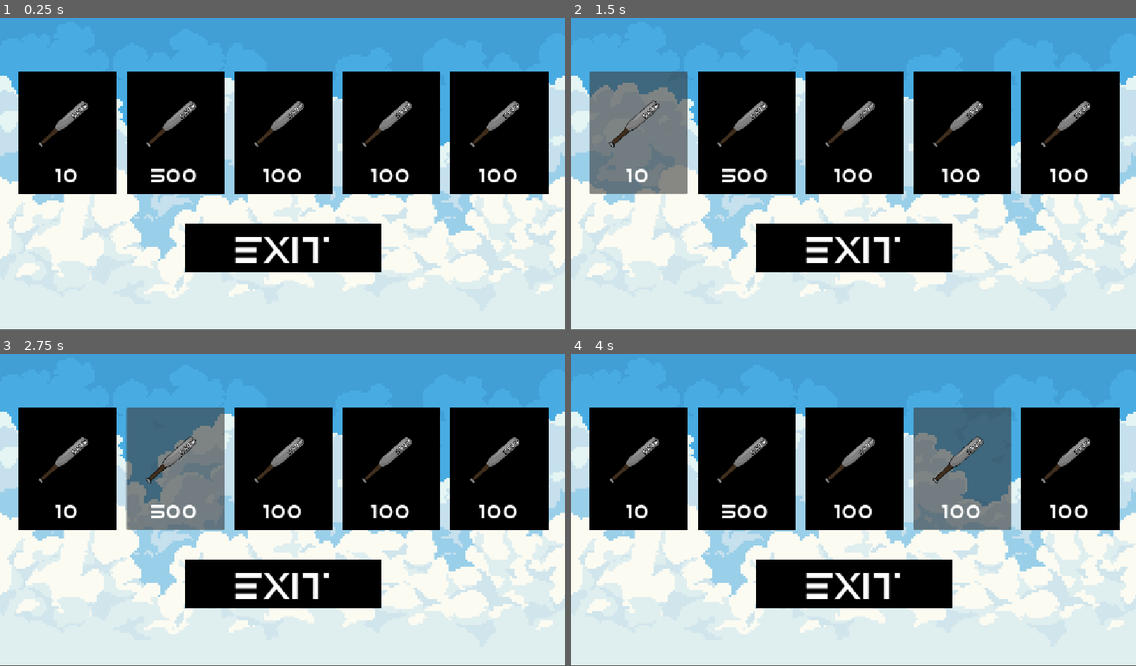
Above: before the commit, frames 1-4 (two rows, left to right).
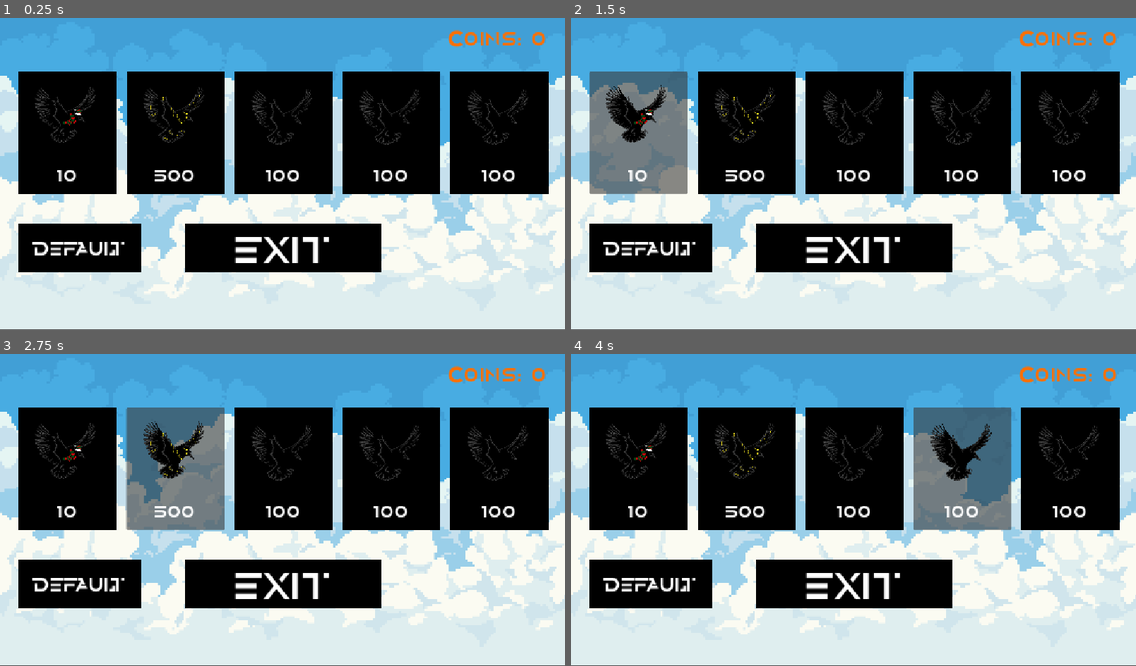
Above: after the commit, the same moments.

Repository: MultiplayerJake/GameJam-Crow-Smash
Game: Godot game, scene res://Scenes/MainScenes/Shop.tscn
Same seed, same stepped clock (60 frames per second), same inputs: the game is played once before the commit and once after it. This scene is started directly instead of the project's main scene.
Inputs (mouse positions are in pixels of both pictures, inside the frame that each line leads up to):
- Up to frame 1 (0.25 s): no input
- Up to frame 2 (1.5 s): click (650, 248) at 0.5 s, where only the run after the commit has a clickable "DEFAULT"; click "10" at 1.25 s
- Up to frame 3 (2.75 s): click "500" at 2 s
- Up to frame 4 (4 s): click "100" at 2.75 s; click "100" at 3.5 s

The runs differ from the first frame. In frame 1, 6.6% of the frame differs, in the area x 3-97%, y 3-82%; in frame 2, 7.0%; in frame 3, 7.0%; in frame 4, 7.0%.

Commit message:
Add persistent character skin shop
Introduces bat and crow skin catalogs, ownership and equip state, shop UI updates, previews, and default reset support. Moves save data to the user directory through a shared SavePaths autoload.

Diff:
--- a/Scenes/MainScenes/Shop.tscn
+++ b/Scenes/MainScenes/Shop.tscn
@@ -3,7 +3,7 @@
 [ext_resource type="Texture2D" uid="uid://diu3uyc7d6hfd" path="res://Assets/Backgrounds/demo01_PixelSky_1920x1080.png" id="1_bg"]
 [ext_resource type="Script" uid="uid://dg8jupe74dw1a" path="res://Scripts/shop.gd" id="1_cl1qf"]
 [ext_resource type="FontFile" uid="uid://ctfp4o6kope0" path="res://Assets/Fonts/Alternity.ttf" id="2_font"]
-[ext_resource type="Texture2D" uid="uid://6rkhqp6dcl2q" path="res://Assets/AssetsFin/bat1.png" id="3_bat"]
+[ext_resource type="Texture2D" uid="uid://6rkhqp6dcl2q" path="res://Assets/AssetsFin/character/bat/batSkin0.png" id="3_bat"]
 [ext_resource type="Script" uid="uid://s0n6ydv13hne" path="res://Scripts/back_to_menu_shop.gd" id="4_exit"]
 
 [sub_resource type="StyleBoxFlat" id="StyleBoxFlat_black"]
@@ -23,6 +23,8 @@
 offset_right = 237.5
 offset_bottom = 370.0
 theme_override_styles/normal = SubResource("StyleBoxFlat_black")
+metadata/ProductID = 1
+metadata/Kind = "crow"
 
 [node name="Image" type="TextureRect" parent="Item1" unique_id=1944360332]
 layout_mode = 0
@@ -53,6 +55,8 @@
 offset_right = 457.5
 offset_bottom = 370.0
 theme_override_styles/normal = SubResource("StyleBoxFlat_black")
+metadata/ProductID = 2
+metadata/Kind = "crow"
 
 [node name="Image" type="TextureRect" parent="Item2" unique_id=1944360335]
 layout_mode = 0
@@ -83,6 +87,8 @@
 offset_right = 677.5
 offset_bottom = 370.0
 theme_override_styles/normal = SubResource("StyleBoxFlat_black")
+metadata/ProductID = 3
+metadata/Kind = "crow"
 
 [node name="Image" type="TextureRect" parent="Item3" unique_id=1944360338]
 layout_mode = 0
@@ -113,6 +119,8 @@
 offset_right = 897.5
 offset_bottom = 370.0
 theme_override_styles/normal = SubResource("StyleBoxFlat_black")
+metadata/ProductID = 4
+metadata/Kind = "crow"
 
 [node name="Image" type="TextureRect" parent="Item4" unique_id=1944360341]
 layout_mode = 0
@@ -143,6 +151,8 @@
 offset_right = 1117.5
 offset_bottom = 370.0
 theme_override_styles/normal = SubResource("StyleBoxFlat_black")
+metadata/ProductID = 5
+metadata/Kind = "crow"
 
 [node name="Image" type="TextureRect" parent="Item5" unique_id=1944360344]
 layout_mode = 0
@@ -179,3 +189,27 @@
 theme_override_styles/normal = SubResource("StyleBoxFlat_black")
 text = "EXIT"
 script = ExtResource("4_exit")
+
+[node name="CoinsLabel" type="Label" parent="." unique_id=190573664]
+offset_left = 880.0
+offset_top = 20.0
+offset_right = 1117.5
+offset_bottom = 80.0
+theme_override_colors/font_color = Color(1, 0.43529412, 0, 1)
+theme_override_fonts/font = ExtResource("2_font")
+theme_override_font_sizes/font_size = 40
+text = "Coins: 0"
+horizontal_alignment = 2
+vertical_alignment = 1
+
+[node name="Default" type="Button" parent="." unique_id=1237021122]
+custom_minimum_size = Vector2(250, 100)
+offset_left = 37.5
+offset_top = 430.0
+offset_right = 237.5
+offset_bottom = 530.0
+theme_override_colors/font_color = Color(1, 1, 1, 1)
+theme_override_fonts/font = ExtResource("2_font")
+theme_override_font_sizes/font_size = 32
+theme_override_styles/normal = SubResource("StyleBoxFlat_black")
+text = "DEFAULT"
--- a/Scenes/MainScenes/character.tscn
+++ b/Scenes/MainScenes/character.tscn
@@ -3,8 +3,8 @@
 [ext_resource type="Script" uid="uid://4mfjt5cgb04n" path="res://Scripts/character.gd" id="1_yviun"]
 [ext_resource type="AudioStream" uid="uid://dngfgn0mmpf1h" path="res://Assets/SFX/Swing.mp3" id="3_tfkgr"]
 [ext_resource type="Animation" uid="uid://cktea6f7t4qm2" path="res://Assets/Animations/crow fly.res" id="4_7k7ox"]
-[ext_resource type="Texture2D" uid="uid://6rkhqp6dcl2q" path="res://Assets/AssetsFin/bat1.png" id="4_ji4ov"]
-[ext_resource type="Texture2D" uid="uid://cj2kbo6ycnuu4" path="res://Assets/AssetsFin/character/crow1.png" id="5_ji4ov"]
+[ext_resource type="Texture2D" uid="uid://6rkhqp6dcl2q" path="res://Assets/AssetsFin/character/bat/batSkin0.png" id="4_ji4ov"]
+[ext_resource type="Texture2D" uid="uid://cj2kbo6ycnuu4" path="res://Assets/AssetsFin/character/crow/crowSkin0.png" id="5_ji4ov"]
 
 [sub_resource type="RectangleShape2D" id="RectangleShape2D_bat"]
 size = Vector2(1806.5754, 400)
@@ -295,9 +295,6 @@
 rest = Transform2D(1, 0, 0, 1, 56, -76)
 
 [node name="beak" type="Bone2D" parent="Skeleton2D/origin/head" unique_id=1988747283]
-position = Vector2(45, 8)
-rotation = 0.7328266
-scale = Vector2(2.8230977, -1.5930922)
 rest = Transform2D(2.0983703, 1.8885769, 1.065736, -1.1841239, 45, 8)
 
 [node name="wingL1" type="Bone2D" parent="Skeleton2D/origin" unique_id=199795132]
@@ -307,31 +304,23 @@
 [node name="wingL2" type="Bone2D" parent="Skeleton2D/origin/wingL1" unique_id=403786594]
 position = Vector2(-45, -70)
 rotation = -2.2289064
-scale = Vector2(8.047236, 3.3231285)
 rest = Transform2D(-4.921873, -6.3665676, 2.6290915, -2.032501, -45, -70)
 
 [node name="fetherL1" type="Bone2D" parent="Skeleton2D/origin/wingL1" unique_id=1153095974]
 position = Vector2(-71, -28.000008)
 rotation = 2.8533907
-scale = Vector2(6.6792083, -2.3904486)
 rest = Transform2D(-6.403734, 1.898423, 0.6794348, 2.291858, -71, -28.000008)
 
 [node name="tailOrigin" type="Bone2D" parent="Skeleton2D/origin" unique_id=123315016]
 rest = Transform2D(1, 0, 0, 1, 0, 0)
 
 [node name="tail1" type="Bone2D" parent="Skeleton2D/origin/tailOrigin" unique_id=258010653]
-rotation = 2.5432963
-scale = Vector2(6.025253, -23.294958)
 rest = Transform2D(-4.978645, 3.3936365, 13.120548, 19.248539, 0, 0)
 
 [node name="tail2" type="Bone2D" parent="Skeleton2D/origin/tailOrigin" unique_id=109375203]
-rotation = -0.70281386
-scale = Vector2(4.235239, 7.1532454)
 rest = Transform2D(3.2315989, -2.7375205, 4.623625, 5.458114, 0, 0)
 
 [node name="tail3" type="Bone2D" parent="Skeleton2D/origin/tailOrigin" unique_id=105775641]
-rotation = 1.6154522
-scale = Vector2(3.4700484, 6.0463552)
 rest = Transform2D(-0.1549063, 3.4665885, -6.040328, -0.2699152, 0, 0)
 
 [node name="wingR1" type="Bone2D" parent="Skeleton2D/origin" unique_id=1908649707]
@@ -341,13 +330,11 @@
 [node name="wingR2" type="Bone2D" parent="Skeleton2D/origin/wingR1" unique_id=731735518]
 position = Vector2(78, -64)
 rotation = -1.1245983
-scale = Vector2(6.4873624, 0.81378156)
 rest = Transform2D(2.7995496, -5.8522124, 0.73410773, 0.35117847, 78, -64)
 
 [node name="fetherR1" type="Bone2D" parent="Skeleton2D/origin/wingR1" unique_id=1167859785]
 position = Vector2(74, -39.000004)
 rotation = 0.3715999
-scale = Vector2(6.487362, 0.81378156)
 rest = Transform2D(6.044584, 2.355604, -0.29548946, 0.75823903, 74, -39.000004)
 
 [node name="CollisionShape2D" type="CollisionShape2D" parent="." unique_id=1075351182]
--- a/Scenes/MainScenes/menu.tscn
+++ b/Scenes/MainScenes/menu.tscn
@@ -18,6 +18,14 @@
 position = Vector2(577.5, 322.49997)
 scale = Vector2(0.602, 0.6)
 texture = ExtResource("1_i0lhy")
+
+[node name="CrowPreview" type="Sprite2D" parent="."]
+position = Vector2(985, 260)
+scale = Vector2(0.38, 0.38)
+
+[node name="BatPreview" type="Sprite2D" parent="."]
+position = Vector2(985, 455)
+scale = Vector2(0.45, 0.45)
 
 [node name="Play_button" type="Button" parent="." unique_id=1745499528]
 custom_minimum_size = Vector2(600, 100)
--- a/Scripts/audio_settings.gd
+++ b/Scripts/audio_settings.gd
@@ -1,7 +1,6 @@
 extends Node
 
-const SAVE_DIR := "res://Saves"
-const SAVE_PATH := "res://Saves/settings.cfg"
+const SAVE_FILE := "settings.cfg"
 const SAVE_DELAY := 0.25
 
 var music_volume: float = 0.7
@@ -49,15 +48,14 @@
 
 func _load_settings() -> void:
 	var config := ConfigFile.new()
-	if config.load(SAVE_PATH) != OK:
+	if config.load(SavePaths.file(SAVE_FILE)) != OK:
 		return
 	music_volume = clampf(float(config.get_value("audio", "music", music_volume)), 0.0, 1.0)
 	sfx_volume = clampf(float(config.get_value("audio", "sfx", sfx_volume)), 0.0, 1.0)
 
 
 func _save_settings() -> void:
-	DirAccess.make_dir_recursive_absolute(ProjectSettings.globalize_path(SAVE_DIR))
 	var config := ConfigFile.new()
 	config.set_value("audio", "music", music_volume)
 	config.set_value("audio", "sfx", sfx_volume)
-	config.save(SAVE_PATH)
+	config.save(SavePaths.file(SAVE_FILE))
--- a/Scripts/character.gd
+++ b/Scripts/character.gd
@@ -14,6 +14,9 @@
 func _ready() -> void:
 	$AnimationPlayer2.animation_finished.connect(_on_animation_finished)
 	$AnimationPlayer.speed_scale = 2
+	SkinData.load_skins()
+	$Bat1.texture = SkinData.get_texture(SkinData.KIND_BAT, SkinData.equipped_bat)
+	$Polygon2D.texture = SkinData.get_texture(SkinData.KIND_CROW, SkinData.equipped_crow)
 
 
 func _physics_process(delta: float) -> void:
--- a/Scripts/game.gd
+++ b/Scripts/game.gd
@@ -6,8 +6,6 @@
 @onready var high_score_label: Label = $HighScoreLabel
 @onready var coins_label: Label = $CoinsLabel
 
-const HIGH_SCORE_PATH := "res://Saves/high_score.save"
-const COINS_PATH := "res://Saves/coins.save"
 var high_score: int = 0
 var coins: int = 0
 var menu_scene = "res://Scenes/MainScenes/menu.tscn"
@@ -28,31 +26,31 @@
 
 
 func _load_high_score() -> void:
-	if not FileAccess.file_exists(HIGH_SCORE_PATH):
+	var path := SavePaths.file("high_score.save")
+	if not FileAccess.file_exists(path):
 		return
-	var f := FileAccess.open(HIGH_SCORE_PATH, FileAccess.READ)
+	var f := FileAccess.open(path, FileAccess.READ)
 	if f:
 		high_score = int(f.get_as_text().strip_edges())
 
 
 func _load_coins() -> void:
-	if not FileAccess.file_exists(COINS_PATH):
+	var path := SavePaths.file("coins.save")
+	if not FileAccess.file_exists(path):
 		return
-	var f := FileAccess.open(COINS_PATH, FileAccess.READ)
+	var f := FileAccess.open(path, FileAccess.READ)
 	if f:
 		coins = int(f.get_as_text().strip_edges())
 
 
 func _save_high_score() -> void:
-	DirAccess.make_dir_recursive_absolute(ProjectSettings.globalize_path("res://Saves"))
-	var f := FileAccess.open(HIGH_SCORE_PATH, FileAccess.WRITE)
+	var f := FileAccess.open(SavePaths.file("high_score.save"), FileAccess.WRITE)
 	if f:
 		f.store_string(str(high_score))
 
 
 func _save_coins() -> void:
-	DirAccess.make_dir_recursive_absolute(ProjectSettings.globalize_path("res://Saves"))
-	var f := FileAccess.open(COINS_PATH, FileAccess.WRITE)
+	var f := FileAccess.open(SavePaths.file("coins.save"), FileAccess.WRITE)
 	if f:
 		f.store_string(str(coins))
 
--- a/Scripts/menu.gd
+++ b/Scripts/menu.gd
@@ -1,7 +1,7 @@
 extends Node2D
 
-var equipped_bat: int = 1
-var equipped_crow: int = 1
+var equipped_bat: int = 0
+var equipped_crow: int = 0
 
 
 # Called when the node enters the scene tree for the first time.
@@ -9,6 +9,8 @@
 	SkinData.load_skins()
 	equipped_bat = SkinData.equipped_bat
 	equipped_crow = SkinData.equipped_crow
+	$CrowPreview.texture = SkinData.get_texture(SkinData.KIND_CROW, equipped_crow)
+	$BatPreview.texture = SkinData.get_texture(SkinData.KIND_BAT, equipped_bat)
 
 
 # Called every frame. 'delta' is the elapsed time since the previous frame.
--- /dev/null
+++ b/Scripts/save_paths.gd
@@ -0,0 +1,13 @@
+extends Node
+
+const SAVE_DIR := "user://Saves"
+var dir: String
+
+
+func _init() -> void:
+	dir = ProjectSettings.globalize_path(SAVE_DIR)
+	DirAccess.make_dir_recursive_absolute(dir)
+
+
+func file(file_name: String) -> String:
+	return dir.path_join(file_name)
--- a/Scripts/shop.gd
+++ b/Scripts/shop.gd
@@ -1,17 +1,22 @@
 extends Node2D
 
-const COINS_PATH := "res://Saves/coins.save"
+const COINS_FILE := "coins.save"
+const PRICE_FONT_SIZE := 35
+const STATUS_FONT_SIZE := 23
 var coins: int = 0
 
 var owned_bats: Array[int] = []
 var owned_crows: Array[int] = []
-var equipped_bat: int = 1
-var equipped_crow: int = 1
+var equipped_bat: int = 0
+var equipped_crow: int = 0
+
+@onready var coins_label: Label = $CoinsLabel
 
 
 func _ready() -> void:
 	_load_coins()
 	_load_skins()
+	_update_coins_label()
 	for i in range(1, 6):
 		var node_name = "Item" + str(i)
 		var btn = get_node(node_name) as Button
@@ -19,17 +24,29 @@
 		if btn:
 			# Successfully found the button from the scene!
 			print("Loaded: ", btn.name)
+			var price_label = btn.get_node_or_null("Price") as Label
+			if price_label:
+				btn.set_meta("price", int(price_label.text))
+
+			var image = btn.get_node_or_null("Image") as TextureRect
+			if image:
+				var product: int = btn.get_meta("ProductID", 0)
+				var kind: String = btn.get_meta("Kind", "")
+				image.texture = SkinData.get_texture(kind, product)
 
 			# Use a lambda to pass both the index 'i' and the button reference 'btn'
 			btn.pressed.connect(func(): _on_button_pressed(i, btn))
+			_update_item_status(btn)
 		else:
 			print("Warning: Could not find node named ", node_name)
+	$Default.pressed.connect(_on_default_button_pressed)
 
 
 func _load_coins() -> void:
-	if not FileAccess.file_exists(COINS_PATH):
+	var path := SavePaths.file(COINS_FILE)
+	if not FileAccess.file_exists(path):
 		return
-	var f := FileAccess.open(COINS_PATH, FileAccess.READ)
+	var f := FileAccess.open(path, FileAccess.READ)
 	if f:
 		coins = int(f.get_as_text().strip_edges())
 
@@ -38,15 +55,57 @@
 	SkinData.load_skins()
 	owned_bats = SkinData.owned_bats
 	owned_crows = SkinData.owned_crows
+	_sync_equipped()
+
+
+func _sync_equipped() -> void:
 	equipped_bat = SkinData.equipped_bat
 	equipped_crow = SkinData.equipped_crow
 
 
+func _equipped_number(kind: String) -> int:
+	if kind == SkinData.KIND_BAT:
+		return equipped_bat
+	elif kind == SkinData.KIND_CROW:
+		return equipped_crow
+	return 0
+
+
 func _save_coins() -> void:
-	DirAccess.make_dir_recursive_absolute(ProjectSettings.globalize_path("res://Saves"))
-	var f := FileAccess.open(COINS_PATH, FileAccess.WRITE)
+	var f := FileAccess.open(SavePaths.file(COINS_FILE), FileAccess.WRITE)
 	if f:
 		f.store_string(str(coins))
+
+
+func _update_coins_label() -> void:
+	coins_label.text = "Coins: %d" % coins
+
+
+func _update_item_status(btn: Button) -> void:
+	var label := btn.get_node_or_null("Price") as Label
+	if label == null:
+		return
+	var product: int = btn.get_meta("ProductID", 0)
+	var kind: String = btn.get_meta("Kind", "")
+	if SkinData.is_owned(kind, product):
+		label.add_theme_font_size_override("font_size", STATUS_FONT_SIZE)
+		if SkinData.is_equipped(kind, product):
+			label.text = "EQUIPPED"
+			label.add_theme_color_override("font_color", Color(0.35, 1.0, 0.45))
+		else:
+			label.text = "OWNED"
+			label.add_theme_color_override("font_color", Color(0.3, 0.65, 1.0))
+	else:
+		label.text = str(btn.get_meta("price", 0))
+		label.add_theme_font_size_override("font_size", PRICE_FONT_SIZE)
+		label.add_theme_color_override("font_color", Color(1, 1, 1, 1))
+
+
+func _refresh_statuses() -> void:
+	for i in range(1, 6):
+		var btn = get_node_or_null("Item" + str(i)) as Button
+		if btn:
+			_update_item_status(btn)
 
 
 func _on_button_pressed(button_id: int, clicked_button: Button) -> void:
@@ -55,19 +114,55 @@
 	# Fetch the child "Price" label at the exact moment of the click
 	var label = clicked_button.get_node_or_null("Price") as Label
 
-	if label:
-		print("Price label text: ", label.text)
+	if label == null:
+		print("Warning: Could not find a 'Price' child node on ", clicked_button.name)
+		return
+	print("Price label text: ", label.text)
+	var product: int = clicked_button.get_meta("ProductID", 0)
+	var kind: String = clicked_button.get_meta("Kind", "")
+
+	if product <= 0 or (kind != SkinData.KIND_BAT and kind != SkinData.KIND_CROW):
+		print("Invalid item data (kind=", kind, ", product=", product, ")")
+		return
+
+	if SkinData.is_owned(kind, product):
+		SkinData.equip_skin(kind, product)
+		_sync_equipped()
+		_refresh_statuses()
+		print("Equipped ", kind, " skin ", product, " (active: ", _equipped_number(kind), ")")
+		return
+
+	var price: int = clicked_button.get_meta("price", 0)
+	if check_if_buyable(price):
+		SkinData.add_owned_skin(kind, product)
+		SkinData.equip_skin(kind, product)
+		_sync_equipped()
+		_refresh_statuses()
+		_update_coins_label()
+		print("Equipped ", kind, " skin ", product, " (active: ", _equipped_number(kind), ")")
 	else:
-		print("Warning: Could not find a 'Price' child node on ", clicked_button.name)
-	check_if_buyable((label.text).to_int())
+		print("Did not buy! insufficient funds!")
 
 
-func check_if_buyable(price: int):
+
+func check_if_buyable(price: int) -> bool:
 	if price <= coins:
 		print("Bought")
 		coins -= price
 		_save_coins()
+		return true
+	else:
+		return false
 
-# Called every frame. 'delta' is the elapsed time since the previous frame.
+
+func _on_default_button_pressed() -> void:
+	SkinData.equip_skin(SkinData.KIND_BAT, 0)
+	SkinData.equip_skin(SkinData.KIND_CROW, 0)
+	_sync_equipped()
+	_refresh_statuses()
+	print("Reset to default skin")
+
+
+# Called every frame. 'delta' is the time since the previous frame.
 func _process(delta: float) -> void:
 	pass
--- a/Scripts/skin_data.gd
+++ b/Scripts/skin_data.gd
@@ -1,23 +1,68 @@
 extends Node
 
-const SAVE_DIR := "res://Saves"
-const SAVE_PATH := "res://Saves/skins.save"
+const SAVE_FILE := "skins.save"
 
-var owned_bats: Array[int] = [1]
-var owned_crows: Array[int] = [1]
-var equipped_bat: int = 1
-var equipped_crow: int = 1
+const KIND_BAT := "bat"
+const KIND_CROW := "crow"
+
+const BAT_DIR := "res://Assets/AssetsFin/character/bat"
+const CROW_DIR := "res://Assets/AssetsFin/character/crow"
+const BAT_PREFIX := "batSkin"
+const CROW_PREFIX := "crowSkin"
+
+var owned_bats: Array[int] = [0]
+var owned_crows: Array[int] = [0]
+var equipped_bat: int = 0
+var equipped_crow: int = 0
+
+var skin_textures: Dictionary = {
+	KIND_BAT: {},
+	KIND_CROW: {},
+}
+
+var _catalog_ready := false
+
+
+func _ready() -> void:
+	_build_catalog()
+
+
+func _build_catalog() -> void:
+	if _catalog_ready:
+		return
+	_catalog_ready = true
+	_scan_skins(BAT_DIR, BAT_PREFIX, KIND_BAT)
+	_scan_skins(CROW_DIR, CROW_PREFIX, KIND_CROW)
+
+
+func _scan_skins(dir_path: String, prefix: String, kind: String) -> void:
+	var dir := DirAccess.open(dir_path)
+	if dir == null:
+		push_warning("Skin folder missing: %s" % dir_path)
+		return
+	for file_name in dir.get_files():
+		if not file_name.begins_with(prefix) or not file_name.ends_with(".png"):
+			continue
+		var number_text := file_name.trim_prefix(prefix).get_basename()
+		if not number_text.is_valid_int():
+			continue
+		skin_textures[kind][int(number_text)] = load(dir_path.path_join(file_name))
+	if not skin_textures[kind].has(0):
+		push_warning("No %s skin 0 found in %s" % [kind, dir_path])
 
 
 func load_skins() -> void:
-	owned_bats = [1]
-	owned_crows = [1]
-	equipped_bat = 1
-	equipped_crow = 1
+	_build_catalog()
 
-	if not FileAccess.file_exists(SAVE_PATH):
+	owned_bats = [0]
+	owned_crows = [0]
+	equipped_bat = 0
+	equipped_crow = 0
+
+	if not FileAccess.file_exists(SavePaths.file(SAVE_FILE)):
+		save_skins()
 		return
-	var file := FileAccess.open(SAVE_PATH, FileAccess.READ)
+	var file := FileAccess.open(SavePaths.file(SAVE_FILE), FileAccess.READ)
 	if file == null:
 		return
 
@@ -42,12 +87,27 @@
 				if value.is_valid_int():
 					equipped_crow = int(value)
 
+	if not owned_bats.has(0):
+		owned_bats.append(0)
+		owned_bats.sort()
+	if not owned_crows.has(0):
+		owned_crows.append(0)
+		owned_crows.sort()
+	if not owned_bats.has(equipped_bat):
+		equipped_bat = 0
+	if not owned_crows.has(equipped_crow):
+		equipped_crow = 0
+	if not has_skin(KIND_BAT, equipped_bat):
+		equipped_bat = 0
+	if not has_skin(KIND_CROW, equipped_crow):
+		equipped_crow = 0
+
 
 func save_skins() -> void:
-	DirAccess.make_dir_recursive_absolute(ProjectSettings.globalize_path(SAVE_DIR))
-	var file := FileAccess.open(SAVE_PATH, FileAccess.WRITE)
+	var path := SavePaths.file(SAVE_FILE)
+	var file := FileAccess.open(path, FileAccess.WRITE)
 	if file == null:
-		push_warning("Could not open %s for writing" % SAVE_PATH)
+		push_warning("Could not open %s for writing" % path)
 		return
 
 	file.store_line("BAT: " + _format_skin_list(owned_bats))
@@ -57,11 +117,11 @@
 
 
 func add_owned_skin(kind: String, number: int) -> void:
-	if kind == "bat":
+	if kind == KIND_BAT:
 		if not owned_bats.has(number):
 			owned_bats.append(number)
 			owned_bats.sort()
-	elif kind == "crow":
+	elif kind == KIND_CROW:
 		if not owned_crows.has(number):
 			owned_crows.append(number)
 			owned_crows.sort()
@@ -71,6 +131,54 @@
 	save_skins()
 
 
+func is_owned(kind: String, number: int) -> bool:
+	if kind == KIND_BAT:
+		return owned_bats.has(number)
+	elif kind == KIND_CROW:
+		return owned_crows.has(number)
+	return false
+
+
+func is_equipped(kind: String, number: int) -> bool:
+	if kind == KIND_BAT:
+		return equipped_bat == number
+	elif kind == KIND_CROW:
+		return equipped_crow == number
+	return false
+
+
+func has_skin(kind: String, number: int) -> bool:
+	var textures: Dictionary = skin_textures.get(kind, {})
+	return textures.has(number)
+
+
+func get_texture(kind: String, number: int) -> Texture2D:
+	var textures: Dictionary = skin_textures.get(kind, {})
+	if textures.is_empty():
+		return null
+	if textures.has(number):
+		return textures[number] as Texture2D
+	return textures.get(0) as Texture2D
+
+
+func equip_skin(kind: String, number: int) -> bool:
+	if not is_owned(kind, number):
+		return false
+	var target := number
+	if not has_skin(kind, number):
+		target = 0
+	if kind == KIND_BAT:
+		equipped_bat = target
+	elif kind == KIND_CROW:
+		equipped_crow = target
+	else:
+		return false
+	save_skins()
+	return true
+
+
+#This function takes a comma-separated list of numbers written as text and turns it into a clean list of actual numbers.
+#It automatically ignores any extra spaces and throws away anything that isn't a valid number.
 func _parse_skin_list(value: String) -> Array[int]:
 	var result: Array[int] = []
 	for part in value.split(",", false):
--- a/project.godot
+++ b/project.godot
@@ -17,6 +17,7 @@
 
 [autoload]
 
+SavePaths="*res://Scripts/save_paths.gd"
 AudioSettings="*res://Scripts/audio_settings.gd"
 MusicPlayer="*res://Scenes/MusicPlayer.tscn"
 SkinData="*res://Scripts/skin_data.gd"
Renamed: Assets/AssetsFin/bat1.png -> Assets/AssetsFin/character/bat/batSkin0.png
Not shown, changed: Assets/AssetsFin/character/bat/batSkin0.png.import
Renamed: Assets/AssetsFin/character/crow1.png -> Assets/AssetsFin/character/crow/crowSkin0.png
Not shown, changed: Assets/AssetsFin/character/crow/crowSkin0.png.import
Renamed: Assets/AssetsFin/character/crowSkin1.png -> Assets/AssetsFin/character/crow/crowSkin1.png
Not shown, changed: Assets/AssetsFin/character/crow/crowSkin1.png.import
Renamed: Assets/AssetsFin/character/crowSkin2.png -> Assets/AssetsFin/character/crow/crowSkin2.png
Not shown, changed: Assets/AssetsFin/character/crow/crowSkin2.png.import
Renamed: Assets/AssetsFin/character/crow2.png -> Assets/placeholders/crow2.png
Not shown, changed: Assets/placeholders/crow2.png.import
Not shown, added: Scripts/save_paths.gd.uid
Not shown, changed: Saves/coins.save
(and 1 more such lines)
